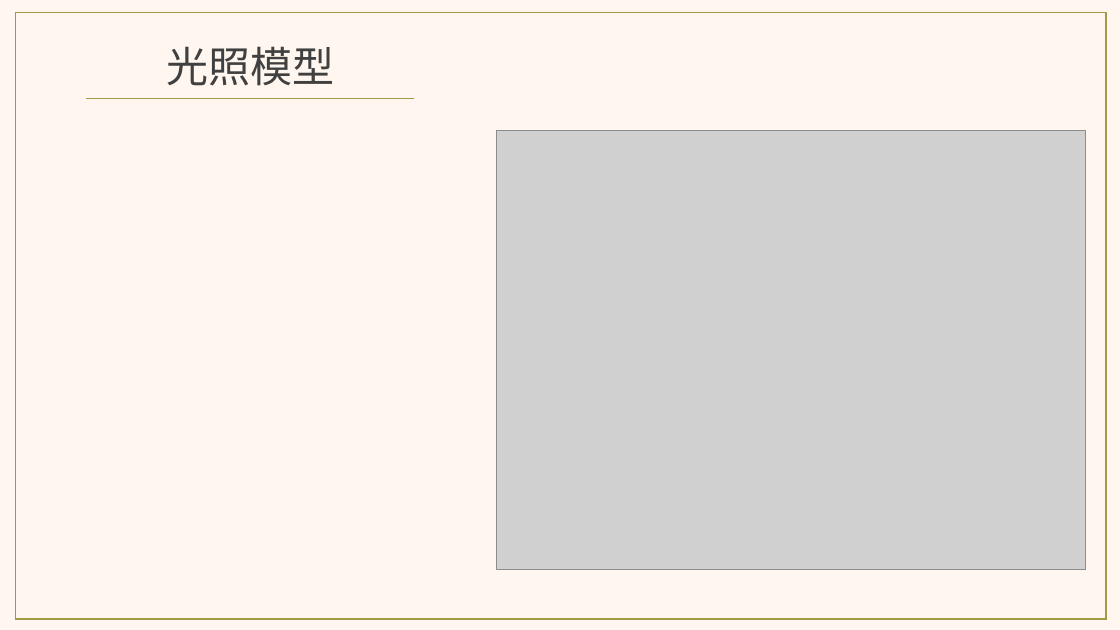
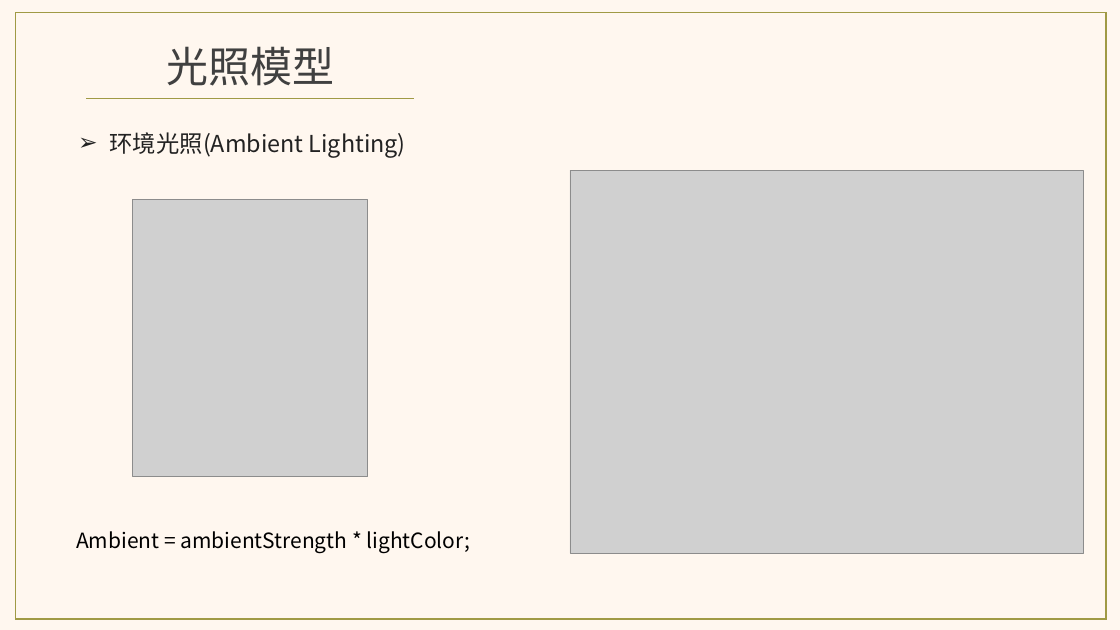
Before and after one commit to aliwanzi/Learn_OpenGL, a slide deck: slide 12 of resources/doc/LearnOpenGL_02.pptx (slide 13 before the commit). Drawn at 1120x630 pixels with LibreOffice and Linux fonts; fonts in the diff are those of the drawing; grey boxes stand for pictures. Boxes give left, top, right and bottom in pixels: in the first picture for what was removed or moved away, otherwise in the second. Text is boxed around its words. In the diff, an @@ line names an element or a change of style, - is before the commit and + after.

Commit message:
Add doc

```diff
--- a/resources/doc/LearnOpenGL_02.pptx
+++ b/resources/doc/LearnOpenGL_02.pptx
@@ text added at [110, 132, 406, 158], 20 pt, text #222222 @@
+➢ 环境光照(Ambient Lighting)
@@ picture: place and size @@
-picture at [497, 130, 1086, 571]
+picture at [570, 171, 1083, 554]
@@ picture added at [133, 200, 368, 477] @@
@@ text added at [76, 531, 471, 553], 18 pt, text #000000 @@
+Ambient = ambientStrength * lightColor;
```
Also in this commit, not shown: 17 other slides changed, 11 slides added, 3 slides removed.
